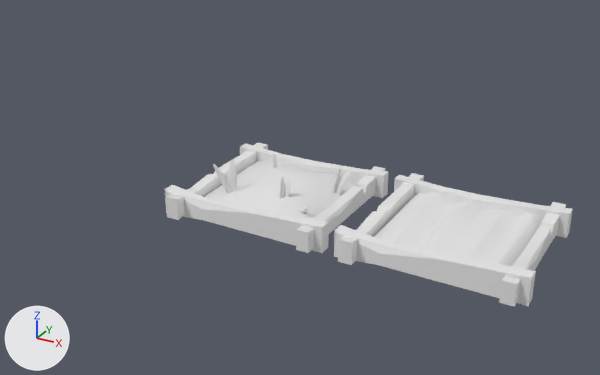
What one commit did to the FBX model Assets/Graph/Mesh/lucas/asset_champs.fbx.
Both versions are drawn from a 50 mm lens placed at (5.41, -12.23, 6.46), pointed at (-1.33, 0.02, 0.34). Every picture has the same lights, and +X, +Y and +Z are marked at lower left.

Script lines for the objects in view, before the commit:
```python
me_terin_c = bpy.data.meshes.new('TERIN C')
me_terin_c.from_pydata(...)  # 245 vertices, 194 faces; spans x -1.61..1.61, y -1.57..1.57, z -0.24..0.24
me_terin_c.materials.append(mat_material)  # white #e7e7e7
me_terin_d = bpy.data.meshes.new('TERIN D')
me_terin_d.from_pydata(...)  # 367 vertices, 239 faces; spans x -1.61..1.61, y -1.57..1.57, z -0.34..0.69
me_terin_d.materials.append(mat_material)  # white #e7e7e7
ob_terin_c = bpy.data.objects.new('TERIN C', me_terin_c)
ob_terin_c.location = (1.65, 0.06, 0.14)
ob_terin_d = bpy.data.objects.new('TERIN D', me_terin_d)
ob_terin_d.location = (-1.78, 0.06, 0.14)
```
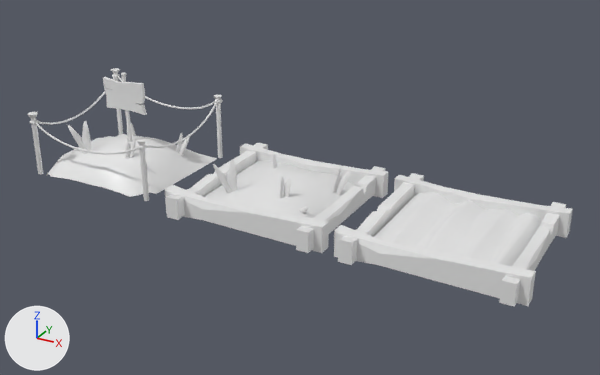
The newer file is also turned or shifted as a whole; pictures and numbers use the older file's frame.

Location of each change, (x1, y1, x2, y2) in pixels of the pictures (600 x 375 px):
'champs en construction', added: after (28, 68, 223, 201)

What changed in the scene script:
```text
Add me_paneau_001:
    me_paneau_001.from_pydata(...)  # 1354 vertices, 1204 faces; spans x -1.44..1.44, y -1.34..1.34, z -1.02..1.02
    me_paneau_001.materials.append(mat_material)  # white #e7e7e7
Add ob_champs_en_construction:
    ob_champs_en_construction = bpy.data.objects.new('champs en construction', me_paneau_001)
    ob_champs_en_construction.location = (-5.3, 0.06, 0.92)
```
